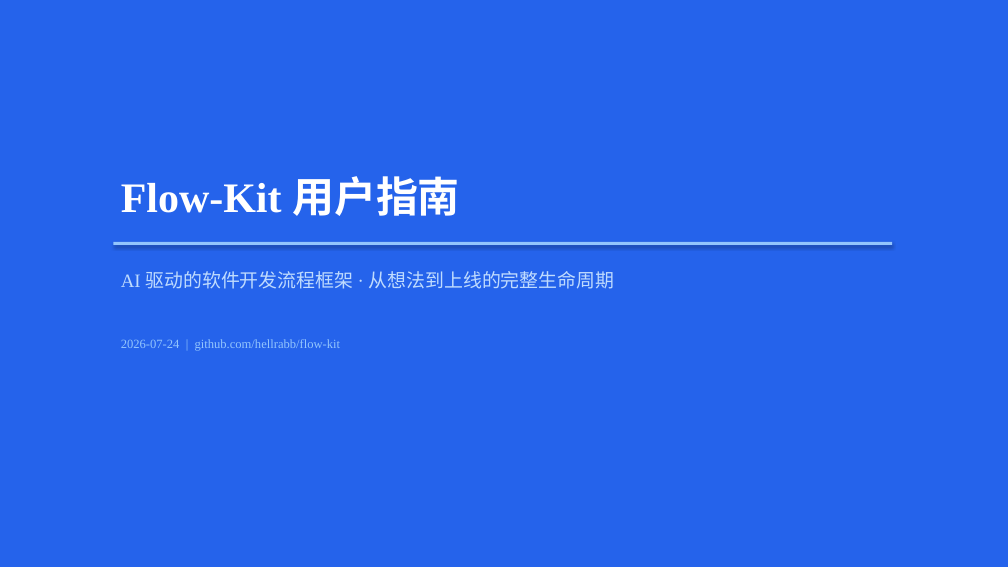
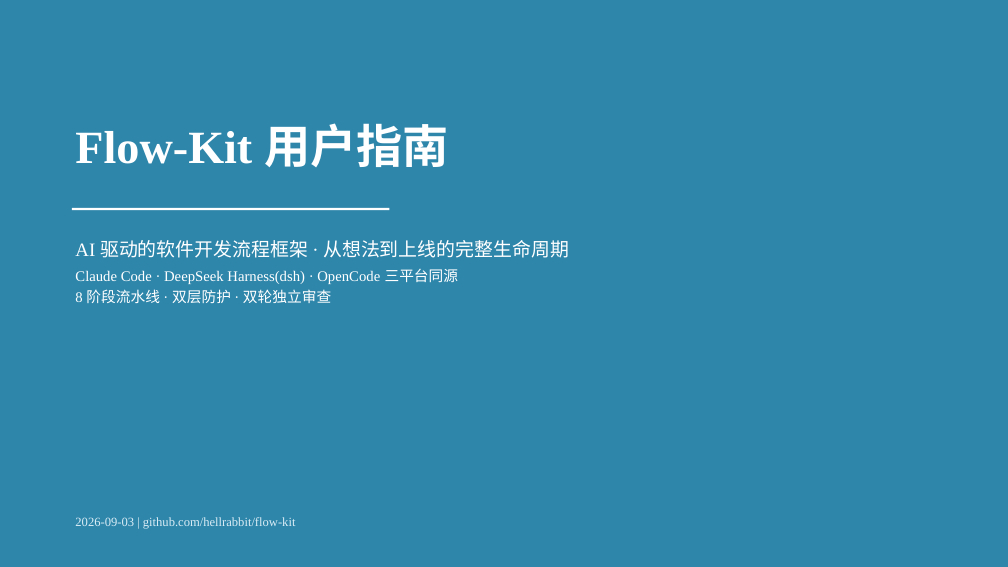
Before and after one commit to Hellrabb/flow-kit, a slide deck: slide 1 of flow-kit-用户指南.pptx. Drawn at 1008x567 pixels with LibreOffice and Linux fonts; fonts in the diff are those of the drawing. Boxes give left, top, right and bottom in pixels: in the first picture for what was removed or moved away, otherwise in the second. Text is boxed around its words. In the diff, an @@ line names an element or a change of style, - is before the commit and + after.

Commit message:
docs(user-guide-sync-2026-09): 阶段4 DEV — 用户指南 deck 重建 20 页（slides.json 生成器 + deck_checks 断言 + 渲染验证）

```diff
--- a/flow-kit-用户指南.pptx
+++ b/flow-kit-用户指南.pptx
@@ background #2563EB to #FFFFFF @@
@@ rectangle: place and size @@
-rectangle at bbox=[113, 242, 892, 245]
+rectangle at bbox=[0, 0, 1008, 567]
@@ rectangle at bbox=[0, 0, 1008, 567]: fill #93C5FD to #2E86AB; shadow off @@
@@ text "Flow-Kit 用户指南": place and size @@
-text "Flow-Kit 用户指南" at bbox=[121, 176, 460, 216]
+text "Flow-Kit 用户指南" at bbox=[75, 123, 449, 167]
@@ text "Flow-Kit 用户指南" at bbox=[75, 123, 449, 167]: size 40 to 44 pt @@
@@ rectangle added at bbox=[72, 208, 389, 210], fill #FFFFFF @@
@@ text "AI 驱动的软件开发流程框架 · 从想法到上线的完整生命周期": place and size @@
-text "AI 驱动的软件开发流程框架 · 从想法到上线的完整生命周期" at bbox=[121, 271, 615, 289]
+text "AI 驱动的软件开发流程框架 · 从想法到上线的完整生命周期" at bbox=[75, 240, 569, 303]
@@ text at bbox=[75, 269, 459, 303]: paragraphs added @@
+Claude Code · DeepSeek Harness(dsh) · OpenCode 三平台同源
+8 阶段流水线 · 双层防护 · 双轮独立审查
@@ text at bbox=[75, 240, 569, 258]: text colour #BFDBFE to #FFFFFF in "AI 驱动的软件开发流程框架 · 从想法到上线的完整生命周期"; more space between paragraphs @@
@@ text at bbox=[75, 517, 296, 529]: text changed; text colour #93C5FD to #D9ECF5 @@
-2026-07-24 | github.com/hellrabb/flow-kit
+2026-09-03 | github.com/hellrabbit/flow-kit
```
Also in this commit, not shown: 11 other slides changed, 8 slides added, 7 slides removed, 3 other files.
